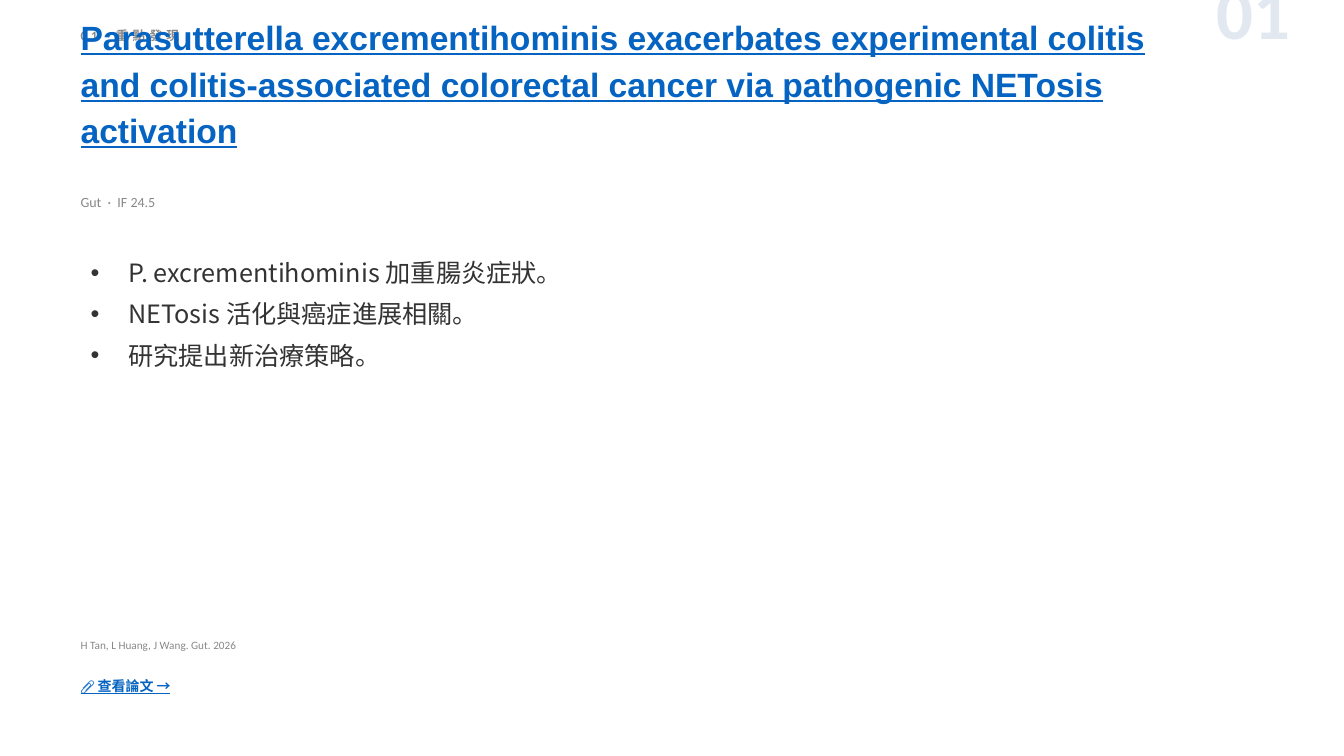
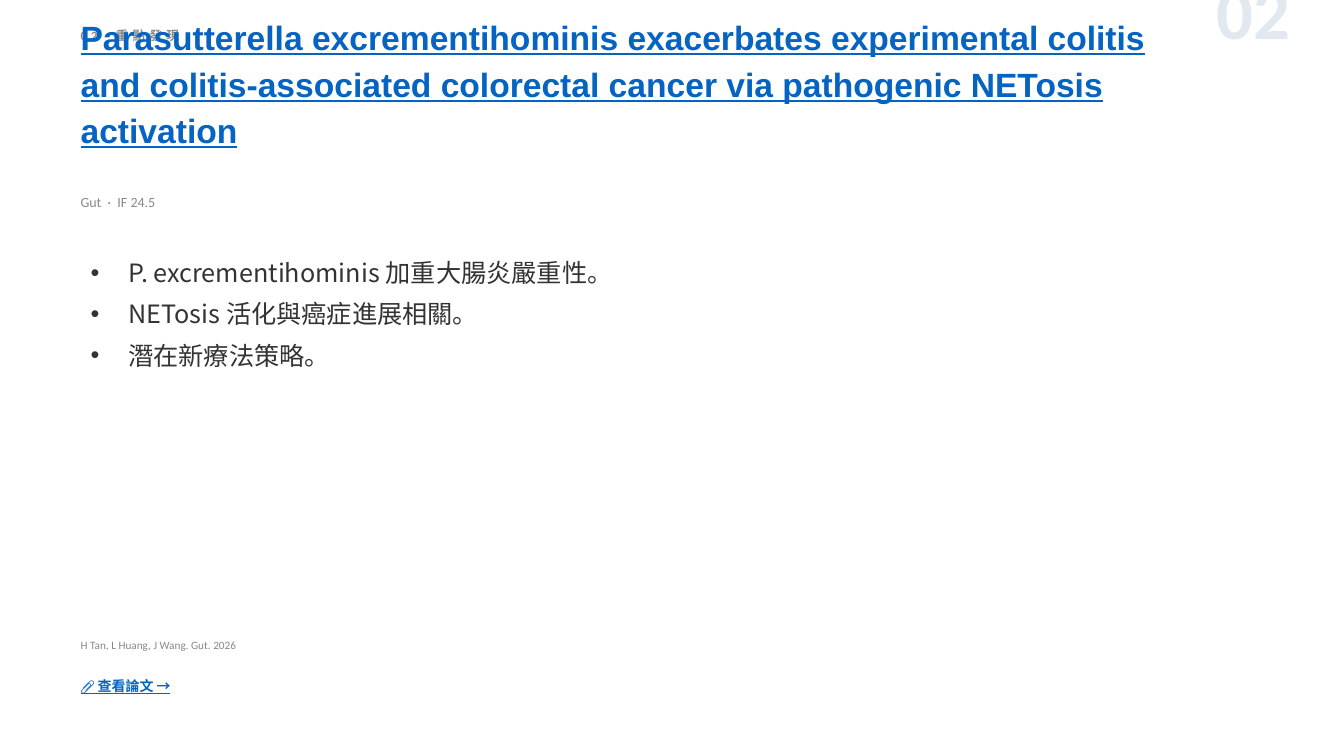
Before and after one commit to jejenhu-maker/colorectal-weekly-digest, a slide deck: slide 4 of docs/digest-zh.pptx (slide 3 before the commit). Drawn at 1344x756 pixels with LibreOffice and Linux fonts; fonts in the diff are those of the drawing. Boxes give left, top, right and bottom in pixels: in the first picture for what was removed or moved away, otherwise in the second. Text is boxed around its words. In the diff, an @@ line names an element or a change of style, - is before the commit and + after.

```diff
--- a/docs/digest-zh.pptx
+++ b/docs/digest-zh.pptx
@@ text at <box>81,27,179,44</box>: text changed @@
-01 重點發現
+02 重點發現
@@ text at <box>1008,10,1291,10</box>: text changed @@
-01
+02
@@ text at <box>128,261,613,284</box>: text changed @@
-• P. excrementihominis 加重腸炎症狀。
+• P. excrementihominis 加重大腸炎嚴重性。
@@ text at <box>128,344,330,367</box>: text changed @@
-• 研究提出新治療策略。
+• 潛在新療法策略。
```
Also in this commit, not shown: 11 other slides changed, 2 slides added, 2 slides removed, 2 other files.
